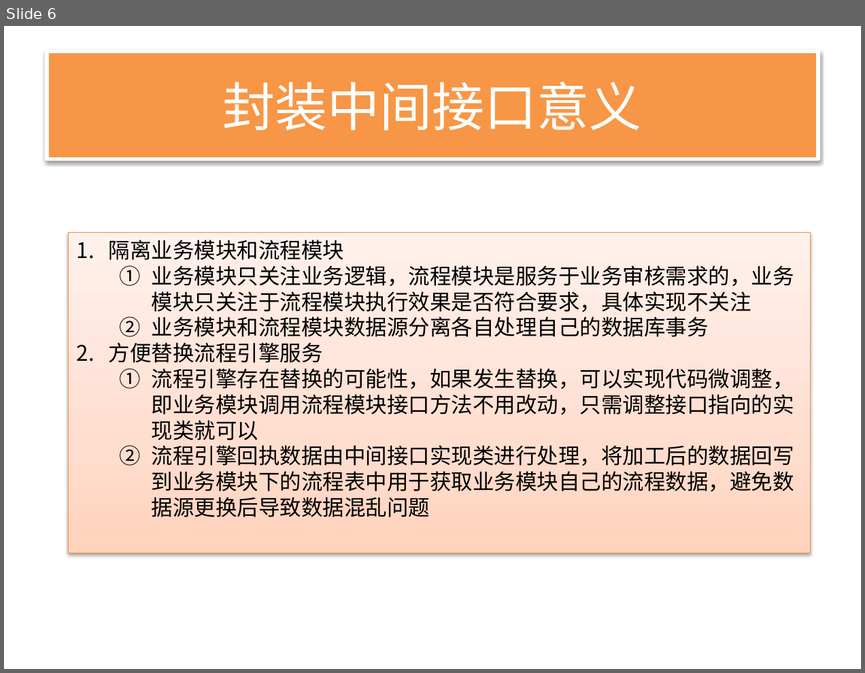
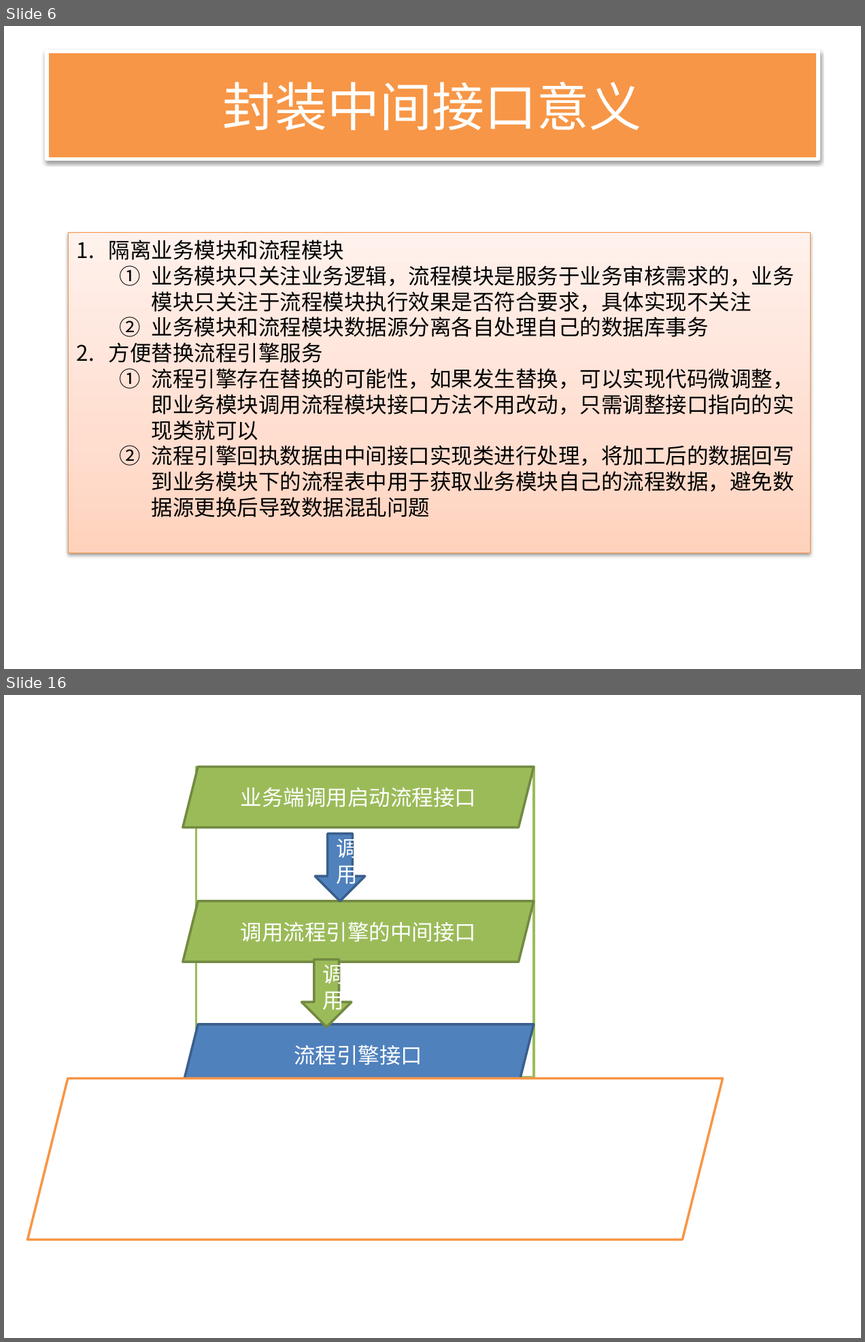
Before and after one commit to songzxDev/helloworld, a slide deck: WebContent/docs/BPM前期项目准备_20171026.pptx. Shown one above the other, each under a label of ours: slide 6 before the commit, slides 6 and 16 after it; the slides between them are not shown. The pictures are 865x673 and 865x1342 pixels, drawn with LibreOffice and Linux fonts; fonts in the diff are those of the drawing. Boxes give left, top, right and bottom in pixels: in the first picture for what was removed or moved away, otherwise in the second. Text is boxed around its words. In the diff, an @@ line names an element or a change of style, - is before the commit and + after.

```diff
--- a/WebContent/docs/BPM前期项目准备_20171026.pptx
+++ b/WebContent/docs/BPM前期项目准备_20171026.pptx
@@ slide 16 added at [4, 695, 861, 1338], background #FFFFFF @@
@@ parallelogram added at [183, 767, 534, 828], fill #9BBB59, outline #738A42 2 pt, 18 pt, text #FFFFFF @@
+业务端调用启动流程接口
@@ rectangle added at [196, 767, 534, 1077], fill #FFFFFF, outline #9BBB59 2 pt @@
@@ down arrow added at [315, 834, 364, 902], fill #4F81BD, outline #3A5F8C 2 pt, 18 pt, text #FFFFFF @@
+调用
@@ parallelogram added at [183, 900, 534, 962], fill #9BBB59, outline #738A42 2 pt, 18 pt, text #FFFFFF @@
+调用流程引擎的中间接口
@@ down arrow added at [301, 959, 351, 1027], fill #9BBB59, outline #738A42 2 pt, 18 pt, text #FFFFFF @@
+调用
@@ parallelogram added at [183, 1024, 534, 1085], fill #4F81BD, outline #3A5F8C 2 pt, 18 pt, text #FFFFFF @@
+流程引擎接口
@@ parallelogram added at [28, 1078, 723, 1239], fill #FFFFFF, outline #F79646 2 pt @@
```
Also in this commit, not shown: 13 other slides added, 1 other file.
